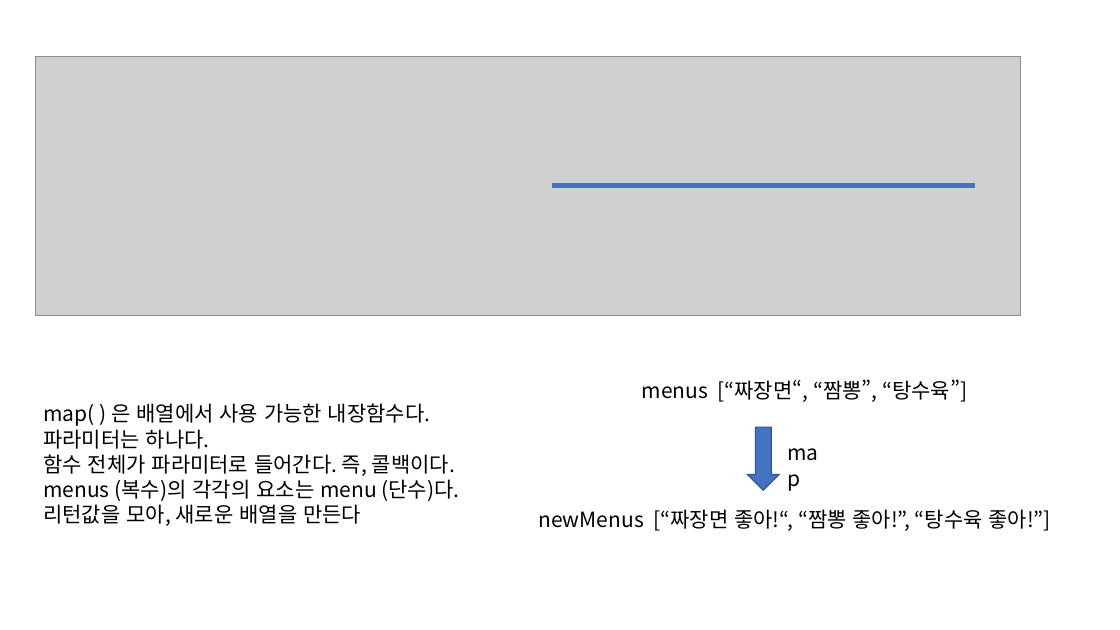
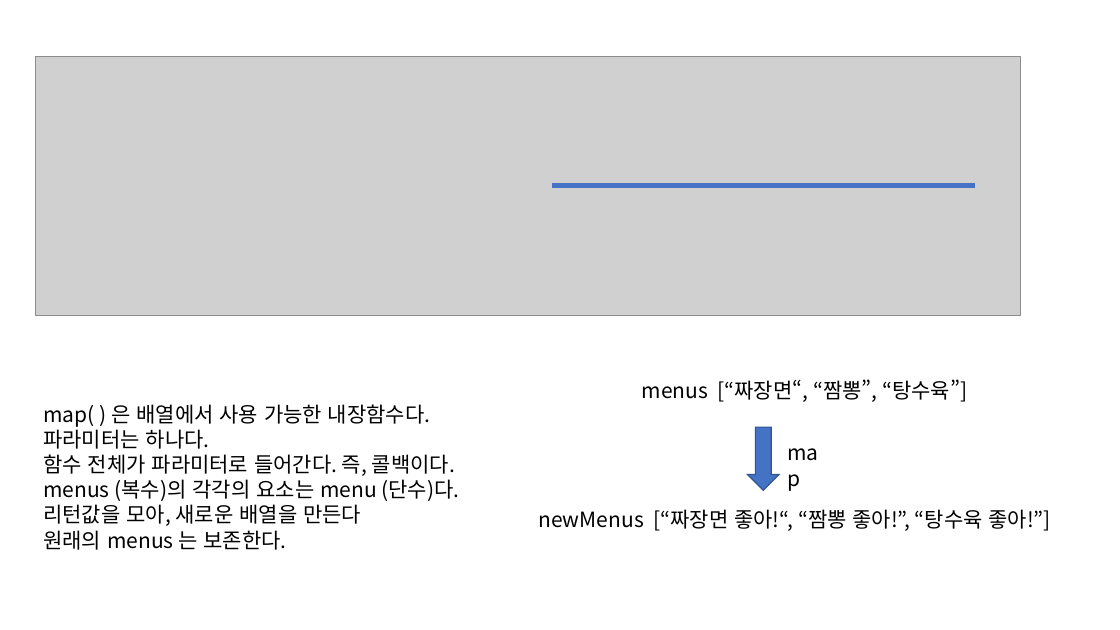
Before and after one commit to GNUCSAssistants/2021webprogramming, a slide deck: slide 9 of 수업/8. JavaScript (4)/PPT/JavaScript(4).pptx (slide 8 before the commit). Drawn at 1120x630 pixels with LibreOffice and Linux fonts; fonts in the diff are those of the drawing; grey boxes stand for pictures. Boxes give left, top, right and bottom in pixels: in the first picture for what was removed or moved away, otherwise in the second. Text is boxed around its words. In the diff, an @@ line names an element or a change of style, - is before the commit and + after.

```diff
--- a/수업/8. JavaScript (4)/PPT/JavaScript(4).pptx
+++ b/수업/8. JavaScript (4)/PPT/JavaScript(4).pptx
@@ text at (x1=43, y1=530, x2=287, y2=550): paragraph added @@
+원래의 menus 는 보존한다.
```
Also in this commit, not shown: 5 other slides changed, 1 slide added, 4 other files.
